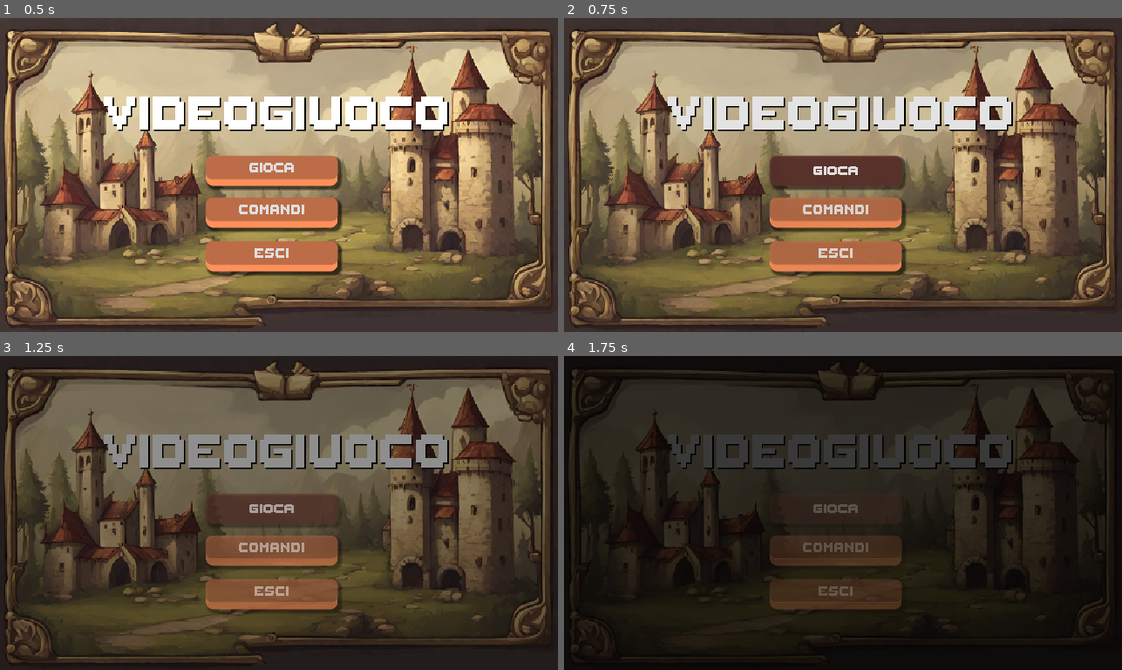
Above: before the commit, frames 1-4 (two rows, left to right).
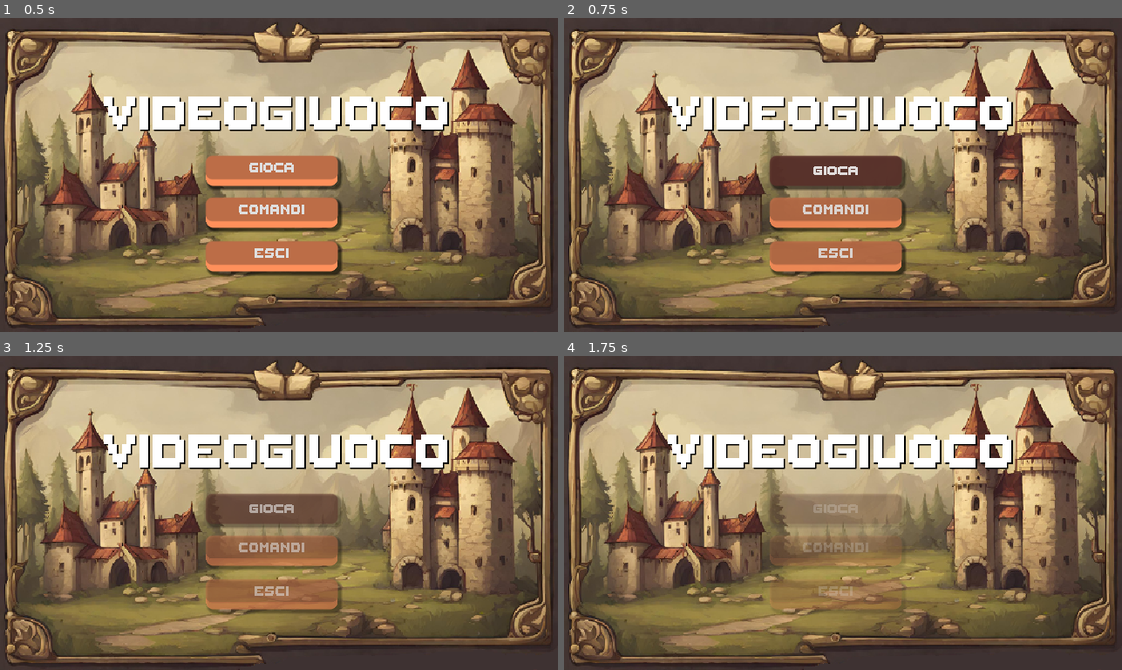
Above: after the commit, the same moments.

Repository: CursedRicky/ActionRpg-Godot
Game: Godot game, scene res://UI/MainUI.tscn
The game is run twice, just before and just after one commit, with the same random seed, the same clock (stepped at 60 frames per second) and the same inputs.
Inputs:
- Up to frame 1 (0.5 s): no input
- Up to frame 2 (0.75 s): click "Gioca" at 0.5 s
- Up to frame 3 (1.25 s): no input
- Up to frame 4 (1.75 s): click "Gioca" at 1.25 s

Frame 1 is identical in both runs. In frame 2, 8.3% of the frame differs, in the area x 0-97%, y 2-65%; in frame 3, 91%; in frame 4, 99%, in the area x 0-100%, y 0-100%.

Commit message:
Add files via upload

Diff:
--- a/script/Box/hitBox.gd
+++ b/script/Box/hitBox.gd
@@ -1,4 +1,5 @@
 extends Area2D
 
 @export var damage = 1
-@export var critC = 0
+@export var canCrit = false
+@export var dps = false
--- a/script/Enemy/Bat.gd
+++ b/script/Enemy/Bat.gd
@@ -36,14 +36,20 @@
 		enemyDeathEffect.global_position = global_position
 	move_and_slide()
 
+var inArea = false
+
 func _on_hurt_box_area_entered(area):
 	hpBar.visible = true
 	damageBar.visible = true
 	var critN = randi_range(1, 100)
-	if critN < area.critC:
-		healt -= area.damage + area.damage * 0.5
-	else :
-		healt -= area.damage
+	if !area.dps:
+		if area.canCrit and critN < PlayerStats.crit:
+			healt -= area.damage + area.damage * 0.5 #Danno da critico 150%
+		else :
+			healt -= area.damage #Mob prende danno
+	else:
+		inArea = true
+		dpsDamage(area)
 	hpBar.value = healt
 	damageTimer.start()
 	knockback = area.knockbackVector * 125
@@ -51,6 +57,9 @@
 	$Hit.play()
 	$AnimationPlayer.play("Blink")
 
+func dpsDamage(area):
+	while inArea:
+		healt -= area.damage
 
 func _on_area_2d_body_entered(body):
 	if body is Player :
@@ -65,3 +74,7 @@
 
 func _on_timer_timeout():
 	damageBar.value = healt
+
+
+func _on_hurt_box_area_exited(area):
+	inArea = false
--- a/script/Enemy/Ghost.gd
+++ b/script/Enemy/Ghost.gd
@@ -39,16 +39,31 @@
 		enemyDeathEffect.global_position = global_position #Posizione l'effetto nella stessa posizione dello slime
 	move_and_slide()
 
-func _on_hurt_box_area_entered(area): #Il mob è colpito dal giocatore
-	hpBar.visible = true #Rendi la barra degli Hp visibile solo dopo che il mob ha preso danno
+
+var inArea = false
+
+func _on_hurt_box_area_entered(area):
+	hpBar.visible = true
 	damageBar.visible = true
-	healt -= area.damage #Mob prende danno
-	hpBar.value = healt #Aggiorna barra HP
+	var critN = randi_range(1, 100)
+	if !area.dps:
+		if area.canCrit and critN < PlayerStats.crit:
+			healt -= area.damage + area.damage * 0.5 #Danno da critico 150%
+		else :
+			healt -= area.damage #Mob prende danno
+	else:
+		inArea = true
+		dpsDamage(area)
+	hpBar.value = healt
 	damageTimer.start()
-	knockback = area.knockbackVector * 200 #Prendi knockback
-	hurtBox.createHitEffect() #Avvia animazione colpo
+	knockback = area.knockbackVector * 125
+	hurtBox.createHitEffect()
 	$HitSound.play()
 	$AnimationPlayer.play("Blink")
+
+func dpsDamage(area):
+	while inArea:
+		healt -= area.damage
 
 func _on_area_2d_body_entered(body):
 	if body is Player :
@@ -64,3 +79,7 @@
 
 func _on_timer_timeout():
 	damageBar.value = healt
+
+
+func _on_hurt_box_area_exited(area):
+	inArea = false
--- a/script/Enemy/Slime.gd
+++ b/script/Enemy/Slime.gd
@@ -38,20 +38,30 @@
 		enemyDeathEffect.global_position = global_position #Posizione l'effetto nella stessa posizione dello slime
 	move_and_slide()
 
+var inArea = false
+
 func _on_hurt_box_area_entered(area): #Il mob è colpito dal giocatore
 	hpBar.visible = true #Rendi la barra degli Hp visibile solo dopo che il mob ha preso danno
 	damageBar.visible = true
 	var critN = randi_range(1, 100)
-	if critN < area.critC:
-		healt -= area.damage + area.damage * 0.5 #Danno da critico 150%
-	else :
-		healt -= area.damage #Mob prende danno
+	if !area.dps:
+		if area.canCrit and critN < PlayerStats.crit:
+			healt -= area.damage + area.damage * 0.5 #Danno da critico 150%
+		else :
+			healt -= area.damage #Mob prende danno
+	else:
+		inArea = true
+		dpsDamage(area)
 	hpBar.value = healt #Aggiorna barra HP
 	damageTimer.start()
 	knockback = area.knockbackVector * 200 #Prendi knockback
 	hurtBox.createHitEffect() #Avvia animazione colpo
 	$HitSound.play()
 	$AnimationPlayer2.play("Blink")
+
+func dpsDamage(area):
+	while inArea:
+		healt -= area.damage
 
 
 func _on_area_2d_body_entered(body):
@@ -68,3 +78,7 @@
 
 func _on_timer_timeout():
 	damageBar.value = healt
+
+
+func _on_hurt_box_area_exited(area):
+	inArea = false
--- /dev/null
+++ b/script/Enemy/enemyHealtBar.gd
@@ -0,0 +1,31 @@
+extends ProgressBar
+
+@export var enemy: CharacterBody2D
+@onready var timer = $Timer
+@onready var dmgBar = $DamageBar
+@onready var stats = $"../Stats"
+
+var previusHealt
+
+func _ready():
+	enemy.healtChange.connect(update)
+	value = stats.healt
+	max_value = enemy.stats.maxHealt
+	dmgBar.value = enemy.stats.healt
+	dmgBar.max_value = enemy.stats.maxHealt
+	previusHealt = enemy.stats.healt
+	update()
+
+func update():
+	#value = player.stats.healt * 100 / player.stats.maxHealt
+	#dmgBar.value = player.stats.healt * 100 / player.stats.maxHealt
+	value = enemy.stats.healt
+	if previusHealt > enemy.stats.healt :
+		timer.start()
+	else :
+		dmgBar.value = enemy.stats.healt
+
+	previusHealt = enemy.stats.healt
+
+func _on_timer_timeout():
+	dmgBar.value = enemy.stats.healt
--- a/script/Global.gd
+++ b/script/Global.gd
@@ -1,38 +1,21 @@
 extends Node
 
 var canRain = true
+var canPause = true
 var weather = "none"
-var player_node: Node = null
-@onready var inventory_slot_scene = preload("res://inventory/inventory_slots_2.tscn")
+var player_node: Player = null
+var shake = false
+var death = false
+
+var isInventoryOpen = true
 
 var playerEsce = false
 var coord
 
-var inventory = []
-
-signal inventory_updated
-
-func _ready():
-	inventory.resize(27)
-
 func set_player_reference(player):
 	player_node = player
 
-func add_item(item):
-	for i in range(inventory.size()):
-		if inventory[i] != null and inventory[i]["type"] == item["type"] and inventory[i]["effect"] == item["effect"]:
-			inventory[i]["quantity"] += item["quantity"]
-			inventory_updated.emit()
-			return true
-		elif inventory[i] == null:
-			inventory[i] = item
-			inventory_updated.emit()
-			return true
-		return false
-
-
-func remove_item():
-	inventory_updated.emit()
-
-func increse_inventory_size():
-	inventory_updated.emit()
+var itemsLoad = [
+	"res://Inventory/Items/healingPotion.tres",
+	"res://Inventory/Items/manaPotion.tres"
+]
--- /dev/null
+++ b/script/NPC/npc.gd
@@ -0,0 +1,54 @@
+extends CharacterBody2D
+
+const speed = 30
+var current_state = IDLE
+
+var dir = Vector2.RIGHT
+var start_pos
+
+var is_roaming
+
+enum {
+	IDLE,
+	NEW_DIR,
+	MOVE
+}
+
+func _ready():
+	randomize()
+	start_pos = position
+
+func _process(delta):
+	if current_state == 0 or current_state == 1:
+		$Sprite2D.play("idle")
+	elif current_state == 2:
+		if dir.x == -1:
+			$Sprite2D.play("walk_w")
+		if dir.x == 1:
+			$Sprite2D.play("walk_e")
+		if dir.y == -1:
+			$Sprite2D.play("walk_n")
+		if dir.y == 1:
+			$Sprite2D.play("walk_s")
+
+	if is_roaming:
+		match current_state:
+			IDLE:
+				pass
+			NEW_DIR:
+				dir = choose([Vector2.RIGHT, Vector2.UP, Vector2.LEFT, Vector2.DOWN])
+			MOVE:
+				move(delta)
+
+
+func choose(array) :
+	array.shuffle()
+	return array.front()
+
+func move(delta):
+	position += dir * speed * delta
+
+
+func _on_timer_timeout():
+	$Timer.wait_time = choose([0.5, 1, 1.5])
+	current_state = choose([IDLE, NEW_DIR, MOVE])
--- /dev/null
+++ b/script/Player/Camera.gd
@@ -0,0 +1,29 @@
+extends Camera2D
+
+var randomStrenght = 5.0
+var shakeFade = 5.0
+
+var rng = RandomNumberGenerator.new()
+var shakeStr = 0.0
+# Called when the node enters the scene tree for the first time.
+func _ready():
+	pass # Replace with function body.
+
+
+# Called every frame. 'delta' is the elapsed time since the previous frame.
+func _process(delta):
+	if Global.shake:
+		applyShake()
+	if shakeStr > 0:
+		shakeStr = lerpf(shakeStr,0,shakeFade * delta)
+
+		offset = randomOffset()
+
+
+
+func applyShake():
+	shakeStr = randomStrenght
+
+
+func randomOffset() -> Vector2:
+	return Vector2(rng.randf_range(-shakeStr, shakeStr), rng.randf_range(-shakeStr, shakeStr))
--- /dev/null
+++ b/script/Player/Death.gd
@@ -0,0 +1,11 @@
+extends Control
+
+
+# Called when the node enters the scene tree for the first time.
+func _ready():
+	pass # Replace with function body.
+
+
+func _on_button_pressed():
+	SceneTransition._scene_transition("res://UI/MainUI.tscn")
+	Global.death = false
--- /dev/null
+++ b/script/Player/DestroyOnDeath.gd
@@ -0,0 +1,12 @@
+extends Node2D
+
+
+# Called when the node enters the scene tree for the first time.
+func _ready():
+	pass # Replace with function body.
+
+
+# Called every frame. 'delta' is the elapsed time since the previous frame.
+func _process(delta):
+	if Global.death:
+		queue_free()
--- /dev/null
+++ b/script/Player/FireBallCaster.gd
@@ -0,0 +1,21 @@
+extends Node2D
+
+@export var main : Node2D
+@onready var projectile = load("res://scenes/Player/pallaDiFuoco.tscn")
+
+# Called when the node enters the scene tree for the first time.
+func _ready():
+	pass # Replace with function body.
+
+
+# Called every frame. 'delta' is the elapsed time since the previous frame.
+func _process(delta):
+	if Input.is_action_just_pressed("right_click"):
+		shoot()
+
+func shoot():
+	var instance = projectile.instantiate()
+	instance.dir = rotation
+	instance.spawnPos = global_position
+	instance.spawnRot = rotation
+	main.add_child.call_deferred(instance)
--- a/script/Player/Player.gd
+++ b/script/Player/Player.gd
@@ -6,7 +6,6 @@
 const MAXSPEED = 125
 const FRICTION = 400
 var staminaRegeneration = 5
-var manaRegen = 1
 var speed = MAXSPEED
 var canMoveE = true
 var canMove = true
@@ -44,7 +43,7 @@
 	Global.set_player_reference(self)
 
 func _process(delta):
-	if canMove:
+	if canMove and !Global.death:
 		DELTA = delta
 		match state: #simile a switch (state)
 			MOVE:
@@ -67,15 +66,16 @@
 				stats.stamina += staminaRegeneration * delta
 				emit_signal("staminaChange")
 
-		if canRegenMana :
-			stats.mana += manaRegen * delta
+		if canRegenMana and stats.mana < stats.maxMana:
+			stats.mana += PlayerStats.manaRegen * delta
 			emit_signal("manaChange")
 
 		if stats.stamina < 25 :
 			speed = MAXSPEED / 2
 		else :
 			speed = MAXSPEED
-		#'''
+
+		'''
 		if Input.is_action_just_pressed("inventory"):
 			inventoryUi.visible = !inventoryUi.visible
 			get_tree().paused = !get_tree().paused
@@ -84,7 +84,9 @@
 			canMoveE = false
 		else :
 			canMoveE = true
-	else:
+		'''
+
+	elif !Global.death:
 		animationPlayer.stop()
 #'''
 
@@ -134,7 +136,8 @@
 	state = MOVE
 
 func death():
-	$DestroyOnDeath.queue_free()
+	Global.death = true
+	SceneTransition._scene_transition("res://scenes/Player/Death.tscn")
 
 func _on_hurt_box_area_entered(area): #Il giocatore prende danno
 	stats.healt -= area.damage
--- a/script/Player/areaSpell.gd
+++ b/script/Player/areaSpell.gd
@@ -1,19 +1,28 @@
 extends "res://script/Box/hitBox.gd"
 
 var knockbackVector = Vector2.ZERO
+@onready var lightP = $"../GPUParticles2D/PointLight2D"
+
+var canCast = true
 
 func _ready():
 	$CollisionShape2D.disabled = true
-	$"../PointLight2D".visible = false
+	lightP.visible = false
 
 func _process(delta):
-	if Input.is_action_just_pressed("Area Spell"):
-		if PlayerStats.mana >= 20:
-			$CollisionShape2D.disabled = false
-			$"../PointLight2D".visible = true
-			$"../../.."._casting(20)
-			$"../AudioStreamPlayer2D".play()
-			$"../GPUParticles2D".emitting = true
-			await get_tree().create_timer(0.3).timeout
-			$"../PointLight2D".visible = false
-			$CollisionShape2D.disabled = true
+	if canCast:
+		if Input.is_action_just_pressed("Area Spell"):
+			if PlayerStats.mana >= 20:
+				canCast = false
+				Global.shake = true
+				$CollisionShape2D.disabled = false
+				lightP.visible = true
+				$"../../.."._casting(20)
+				$"../AudioStreamPlayer2D".play()
+				$"../GPUParticles2D".emitting = true
+				await get_tree().create_timer(0.3).timeout
+				Global.shake = false
+				lightP.visible = false
+				$CollisionShape2D.disabled = true
+				await get_tree().create_timer(2.5).timeout
+				canCast = true
--- /dev/null
+++ b/script/Player/pallaDiFuoco.gd
@@ -0,0 +1,15 @@
+extends CharacterBody2D
+
+@export var SPEED = 100
+
+var dir : float
+var spawnPos : Vector2
+var spawnRot : float
+
+func _ready():
+	global_position = spawnPos
+	global_rotation = spawnRot
+
+func _physics_process(delta):
+	velocity = Vector2(0, -SPEED).rotated(dir)
+	move_and_slide()
--- /dev/null
+++ b/script/Player/pointSpell.gd
@@ -0,0 +1,21 @@
+extends "res://script/Box/hitBox.gd"
+
+var knockbackVector = Vector2.ZERO
+
+@export var player : Player
+
+func _ready():
+	$CollisionShape2D.disabled = true
+
+func _process(delta):
+	if Input.is_action_just_pressed("right_click"):
+		if PlayerStats.mana >= 50:
+			global_position = get_global_mouse_position()
+			player._casting(50)
+			$CollisionShape2D.disabled = false
+			$GPUParticles2D2.emitting = true
+			Global.shake = true
+			$AudioStreamPlayer2D.play()
+			await get_tree().create_timer(0.3).timeout
+			Global.shake = false
+			$CollisionShape2D.disabled = true
--- /dev/null
+++ b/script/Player/stats.gd
@@ -0,0 +1,15 @@
+extends Node
+
+@export var maxHealt = 1
+@export var maxMana = 100
+@onready var mana = maxMana
+@onready var healt = maxHealt
+
+@export var crit = 15
+@export var manaRegen = 1
+
+var gold = 0
+
+var canRegenerateStamina = true
+var maxStamina = 100
+@onready var stamina = maxStamina
--- /dev/null
+++ b/script/World/Chest.gd
@@ -0,0 +1,44 @@
+extends Node2D
+
+@onready var animationPlayer = $AnimationPlayer
+@onready var animationTree = $AnimationTree
+@onready var animationState = animationTree.get("parameters/playback")
+
+var lootable = false
+var enter = false
+
+@onready var player = $"../Player"
+@onready var interaction_area = $InteractionArea
+@onready var label = $Label
+
+@export var labelV : bool = false
+
+func _ready():
+	animationTree.active = true
+	animationState.travel("Idle")
+	label.visible = false
+
+func openChest():
+	animationState.travel("Opening")
+
+func giveItemsToPlayer() :
+	print("Beccate sto trapezio")
+
+func _process(delta):
+	if !lootable:
+		label.visible = enter and labelV
+	else :
+		label.visible = false
+
+	if enter:
+		if Input.get_action_raw_strength("interact") :
+			if !lootable:
+				openChest()
+				lootable = true
+
+func _on_area_2d_area_entered(area):
+	enter = true
+
+
+func _on_area_2d_area_exited(area):
+	enter = false
--- /dev/null
+++ b/script/World/DayNightCycle.gd
@@ -0,0 +1,33 @@
+extends CanvasModulate
+
+@export var gradient:GradientTexture1D
+@export var INGAME_SPEED = 1.0
+@export var INITIAL_HOUR = 12
+
+const MINUTES_PER_DAY = 1440
+const MINUTES_PER_HOUR = 60
+const INGAME_TO_REAL_MINUTE_DURATION = (2*PI) / MINUTES_PER_DAY
+
+signal time_tick(day, hour, minute)
+
+var time = 0.0
+
+func _ready():
+	time = INGAME_TO_REAL_MINUTE_DURATION * INITIAL_HOUR * MINUTES_PER_HOUR
+
+func _process(delta):
+	time += delta * INGAME_SPEED * INGAME_TO_REAL_MINUTE_DURATION
+	var value = (sin(time - PI/2) + 1.0) / 2.0
+	self.color = gradient.gradient.sample(value)
+
+	_recalculate_time()
+
+func _recalculate_time():
+	var total_minutes = int(time / INGAME_TO_REAL_MINUTE_DURATION)
+
+	var day = int(total_minutes / MINUTES_PER_DAY)
+
+	var current_day_minutes = total_minutes % MINUTES_PER_DAY
+
+	var hour = int(current_day_minutes / MINUTES_PER_HOUR)
+	var minute = int(current_day_minutes % MINUTES_PER_HOUR)
--- /dev/null
+++ b/script/World/Home.gd
@@ -0,0 +1,34 @@
+extends Node2D
+
+var interactable: bool
+
+@export var scene : String
+@export var label : bool = false
+@export var player : Player
+
+func _ready():
+	interactable = false
+
+func _process(delta):
+	if label:
+		$Label.visible = interactable
+	else :
+		$Label.visible = false
+	if Input.is_action_just_pressed("interact") :
+		if interactable:
+			_enter_home()
+
+func _on_area_2d_area_entered(area):
+	interactable = true
+
+
+func _on_area_2d_area_exited(area):
+	interactable = false
+
+
+func _enter_home():
+	label = false
+	Global.canRain = false
+	Global.coord = player.global_position
+	player.canMove = false
+	SceneTransition._scene_transition(scene)
--- /dev/null
+++ b/script/World/MainScene.gd
@@ -0,0 +1,9 @@
+class_name MainScene extends Node2D
+
+@export var player: Player
+
+func _process(delta):
+	if Global.playerEsce:
+		player.global_position = Global.coord
+		Global.playerEsce = false
+		player.canMove = true
--- /dev/null
+++ b/script/World/Weather.gd
@@ -0,0 +1,51 @@
+extends Node2D
+
+var currentWeather = "rain"
+
+func _ready():
+	update()
+	if currentWeather == "rain":
+		$AnimationPlayer.play("toRain")
+
+func _on_timer_timeout():
+	if Global.canRain:
+		if currentWeather == "none":
+			currentWeather = "rain"
+			Global.weather = currentWeather
+			$AnimationPlayer.play("toRain")
+			#$Timer.wait_time = randf_range(180,300)
+			#$Timer.wait_time = randf_range(60,80)
+			$Timer.start()
+		elif currentWeather == "rain":
+			currentWeather = "none"
+			Global.weather = currentWeather
+			#$Timer.wait_time = randf_range(60,80)
+			$AudioStreamPlayer2D.stop()
+			#$Timer.wait_time = randf_range(480,600)
+			$Timer.start()
+
+func _process(delta):
+	if !Global.canRain:
+		currentWeather = "none"
+		$AudioStreamPlayer2D.stop()
+	Global.weather = currentWeather
+	update()
+
+
+func update() :
+
+	if currentWeather == "none":
+		$rain.visible = false
+		$snow.visible = false
+		$rainColor.visible = false
+	elif currentWeather == "rain":
+		$rain.visible = true
+		$snow.visible = false
+		#$rainColor.visible = true
+	elif currentWeather == "snow":
+		$rain.visible = false
+		$snow.visible = true
+		$rainColor.visible = false
+
+func sound():
+	$AudioStreamPlayer2D.play()
--- a/script/sceneTransition.gd
+++ b/script/sceneTransition.gd
@@ -9,6 +9,8 @@
 	call_deferred("switch_scene", target)
 
 func switch_scene(target: String) -> void:
+	Global.canPause = false
+	get_tree().paused = true
 	$AnimationPlayer.play("dissolve")
 	await $AnimationPlayer.animation_finished
 	current_scene.free()
@@ -17,3 +19,5 @@
 	get_tree().root.add_child(current_scene)
 	get_tree().current_scene = current_scene
 	$AnimationPlayer.play_backwards("dissolve")
+	Global.canPause = true
+	get_tree().paused = false
